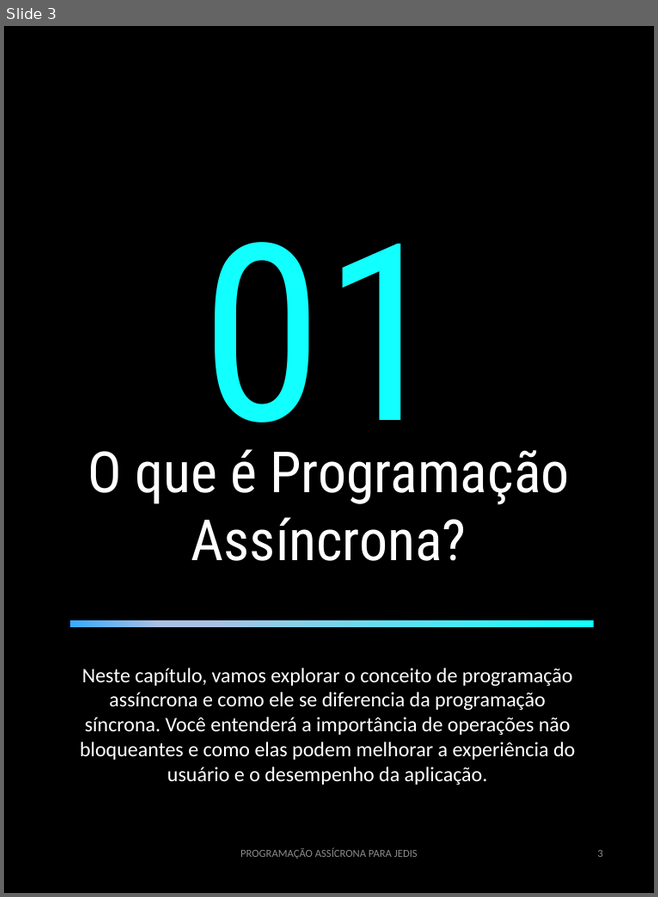
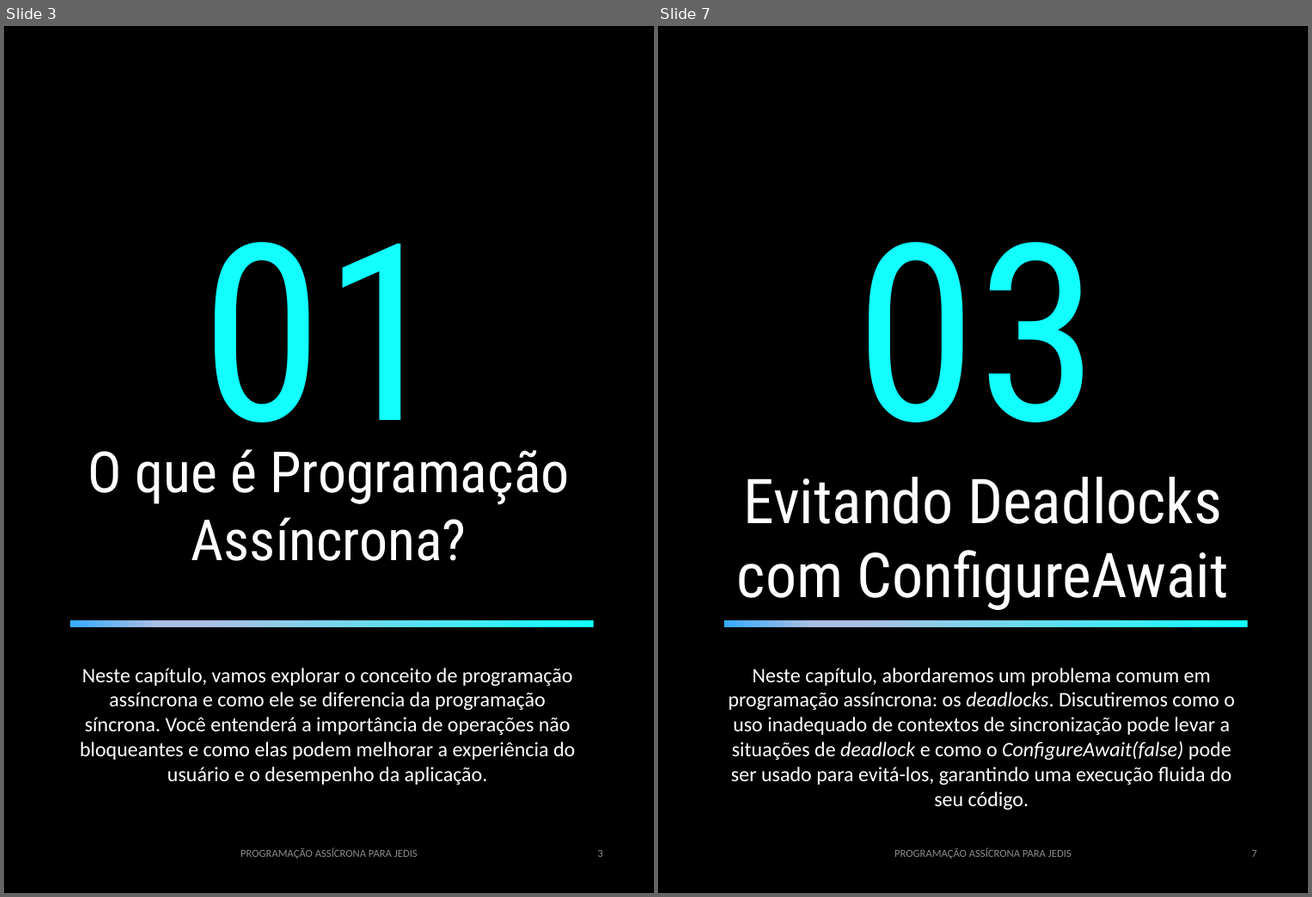
Before and after one commit to BrunoHCS/prompts-create-a-ebook, a slide deck: output/ebook - template.odp. Shown side by side, each under a label of ours: slide 3 before the commit, slides 3 and 7 after it; the slides between them are not shown. The pictures are 658x897 and 1312x897 pixels, drawn with LibreOffice and Linux fonts; fonts in the diff are those of the drawing. Boxes give left, top, right and bottom in pixels: in the first picture for what was removed or moved away, otherwise in the second. Text is boxed around its words. In the diff, an @@ line names an element or a change of style, - is before the commit and + after.

```diff
--- a/output/ebook - template.odp
+++ b/output/ebook - template.odp
@@ slide 7 added at (658, 26, 1308, 893), background #FFFFFF @@
@@ rectangle added at (658, 26, 1308, 893), fill #000000 @@
@@ text added at (856, 242, 1099, 422), 287 pt, text #11FFFE @@
+03
@@ text added at (737, 477, 1228, 610), 72 pt, text #FFFFFF @@
+Evitando Deadlocks com ConfigureAwait
@@ rectangle added at (724, 620, 1248, 628), fill gradient #11FFFE to #ABC0E4 to #36ABFF @@
@@ text added at (729, 668, 1235, 809), 24 pt, text #FFFFFF @@
+Neste capítulo, abordaremos um problema comum em programação assíncrona: os deadlocks. Discutiremos como o uso inadequado de contextos de sincronização pode levar a situações de deadlock e como o ConfigureAwait(false) pode ser usado para evitá-los, garantindo uma execução fluida do seu código.
@@ text added at (894, 847, 1072, 858), 12.6 pt, text #8C8C8C @@
+PROGRAMAÇÃO ASSÍCRONA PARA JEDIS
@@ page number added at (1251, 850, 1257, 857), 12.6 pt, text #8C8C8C @@
+7
```
Also in this commit, not shown: 5 slides changed, 8 other slides added, 18 slides removed, 2 other files.
